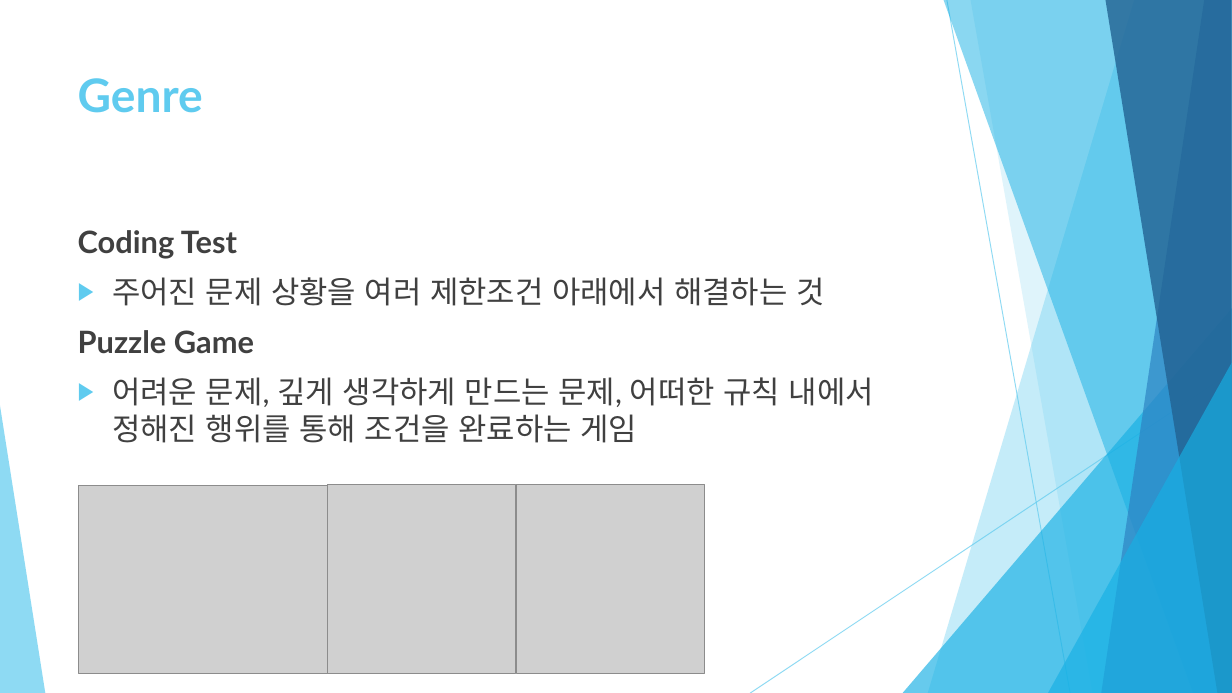
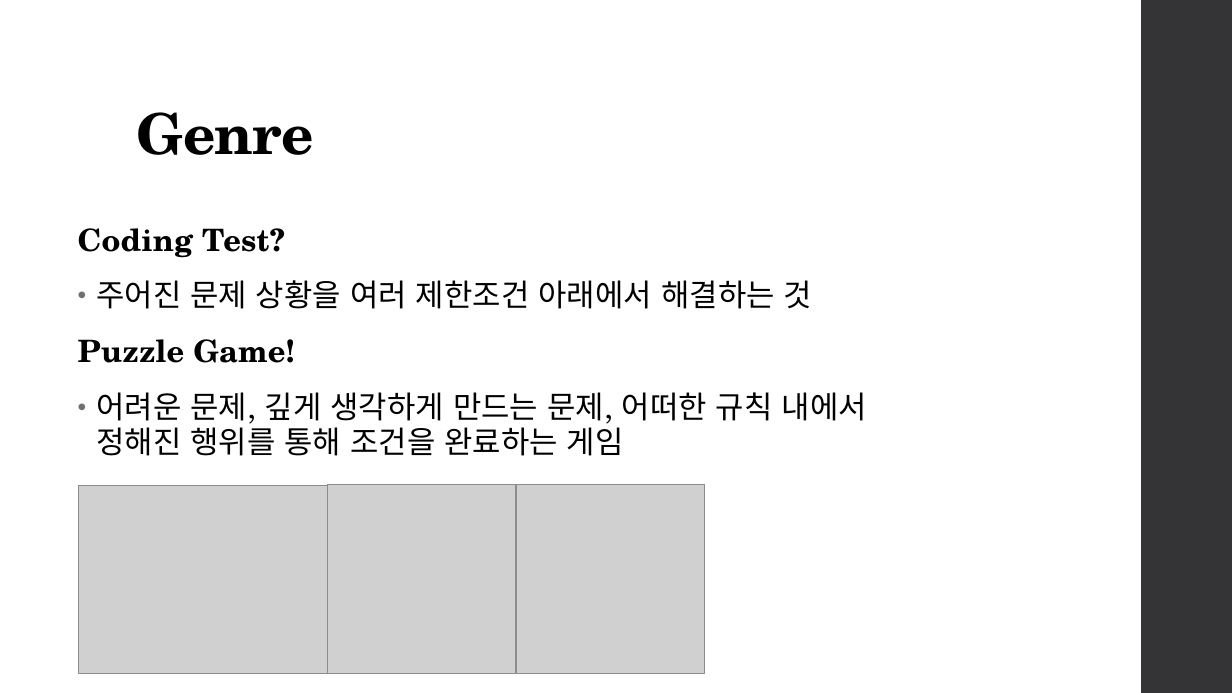
Before and after one commit to healjoo/smallprecious, a slide deck: slide 6 of 코딩교육용 퍼즐게임 제안서.pptx (slide 8 before the commit). Drawn at 1232x693 pixels with LibreOffice and Linux fonts; fonts in the diff are those of the drawing; grey boxes stand for pictures. Boxes give left, top, right and bottom in pixels: in the first picture for what was removed or moved away, otherwise in the second. Text is boxed around its words. In the diff, an @@ line names an element or a change of style, - is before the commit and + after.

```diff
--- a/코딩교육용 퍼즐게임 제안서.pptx
+++ b/코딩교육용 퍼즐게임 제안서.pptx
@@ rectangle added at <box>1141,0,1232,693</box>, fill #353537 @@
@@ title "Genre": place and size @@
-title "Genre" at <box>78,78,203,113</box>
+title "Genre" at <box>137,112,314,155</box>
@@ title "Genre" at <box>137,112,314,155</box>: size 36 to 44 pt, font Lato to TeX Gyre Schola, text colour #5FCBEF to #000000, letter spacing 0 to -0.5 pt; line spacing 1 to 0.9; vertical alignment top to bottom @@
@@ text at <box>78,228,285,258</box>: text changed; font Lato to TeX Gyre Schola; text colour #404040 to #000000 @@
-Coding Test
+Coding Test?
@@ text at <box>96,280,867,456</box>: font Lato to TeX Gyre Schola, text colour #404040 to #000000, letter spacing 0 to 0.1 pt in "주어진 문제 상황을 여러 제한조건 아래에서 해결하는 ...", "어려운 문제, 깊게 생각하게 만드는 문제, 어떠한 ..."; bullet ▶ to •; line spacing 1 to 0.95; more space between paragraphs; bullet colour #5FCBEF to #6F6F74 @@
@@ text at <box>78,339,294,363</box>: text changed; font Lato to TeX Gyre Schola; text colour #404040 to #000000 @@
-Puzzle Game
+Puzzle Game!
@@ group removed at <box>0,0,1232,693</box>: 5 freeform shapes, 3 triangles, 2 lines @@
```
Also in this commit, not shown: 8 other slides changed, 1 slide added, 2 slides removed, 6 other files.
